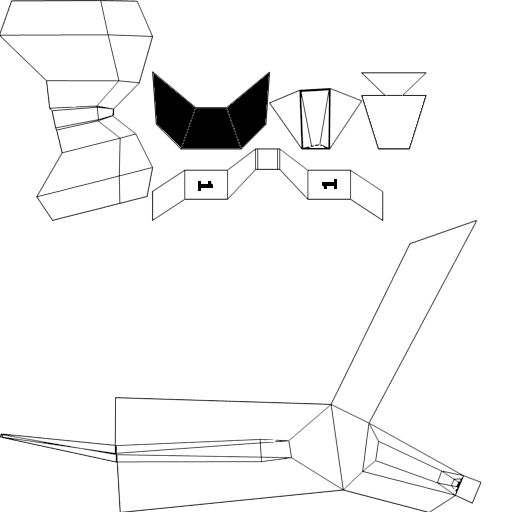
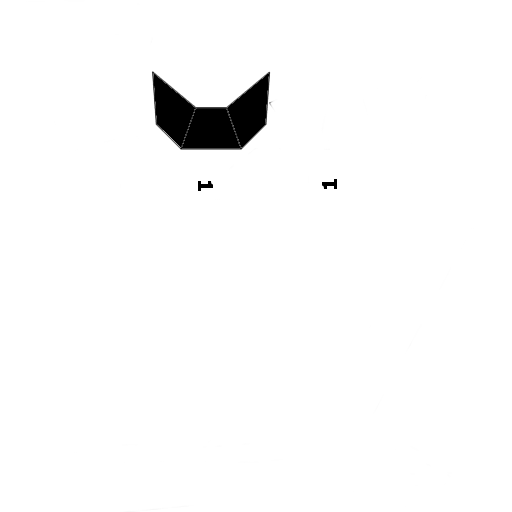
Layer changes from the first w=512, h=512 image to the second:
painted on "Colors" over [left=0, top=0, right=482, bottom=512]
